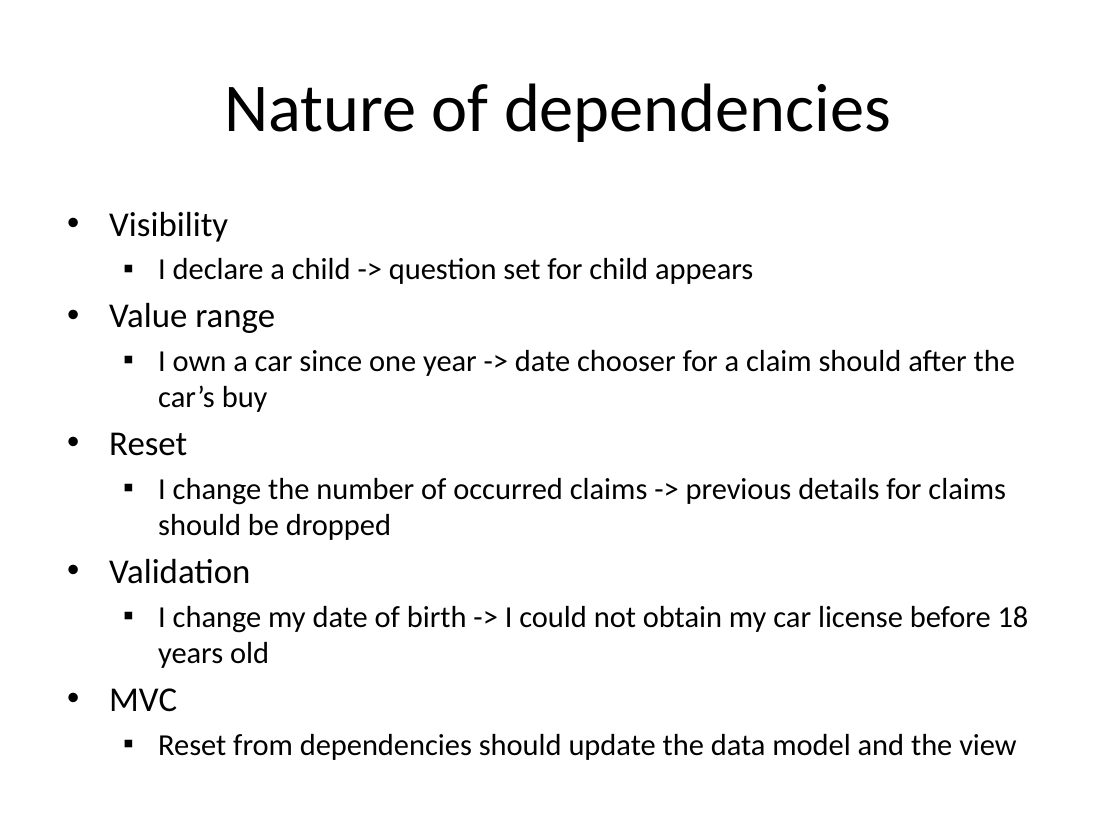
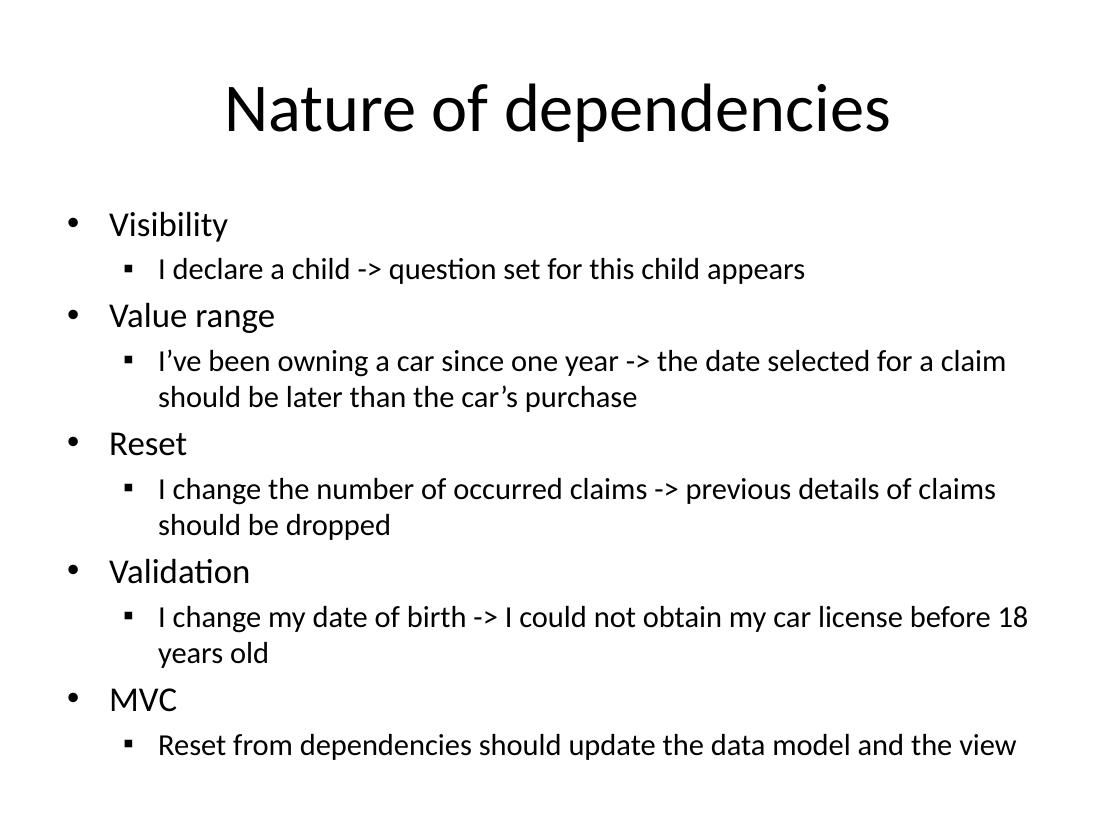
Before and after one commit to lesfurets/mdl4ui, a slide deck: slide 5 of mdl4ui-docs/mdl4ui_cg2013.pptx. Drawn at 1120x840 pixels with LibreOffice and Linux fonts; fonts in the diff are those of the drawing. Boxes give left, top, right and bottom in pixels: in the first picture for what was removed or moved away, otherwise in the second. Text is boxed around its words. In the diff, an @@ line names an element or a change of style, - is before the commit and + after.

Commit message:
fixing spelling issues on MDL4UI presentation (to continue)

```diff
--- a/mdl4ui-docs/mdl4ui_cg2013.pptx
+++ b/mdl4ui-docs/mdl4ui_cg2013.pptx
@@ text at (x1=158, y1=258, x2=805, y2=284): text changed @@
-  ▪ I declare a child -> question set for child appears
+  ▪ I declare a child -> question set for this child appears
@@ text at (x1=158, y1=349, x2=1007, y2=412): text changed @@
-  ▪ I own a car since one year -> date chooser for a claim should after the car’s buy
+  ▪ I’ve been owning a car since one year -> the date selected for a claim should be later than the car’s purchase
@@ text at (x1=158, y1=478, x2=996, y2=540): text changed @@
-  ▪ I change the number of occurred claims -> previous details for claims should be dropped
+  ▪ I change the number of occurred claims -> previous details of claims should be dropped
```
Also in this commit, not shown: 8 other slides changed.
